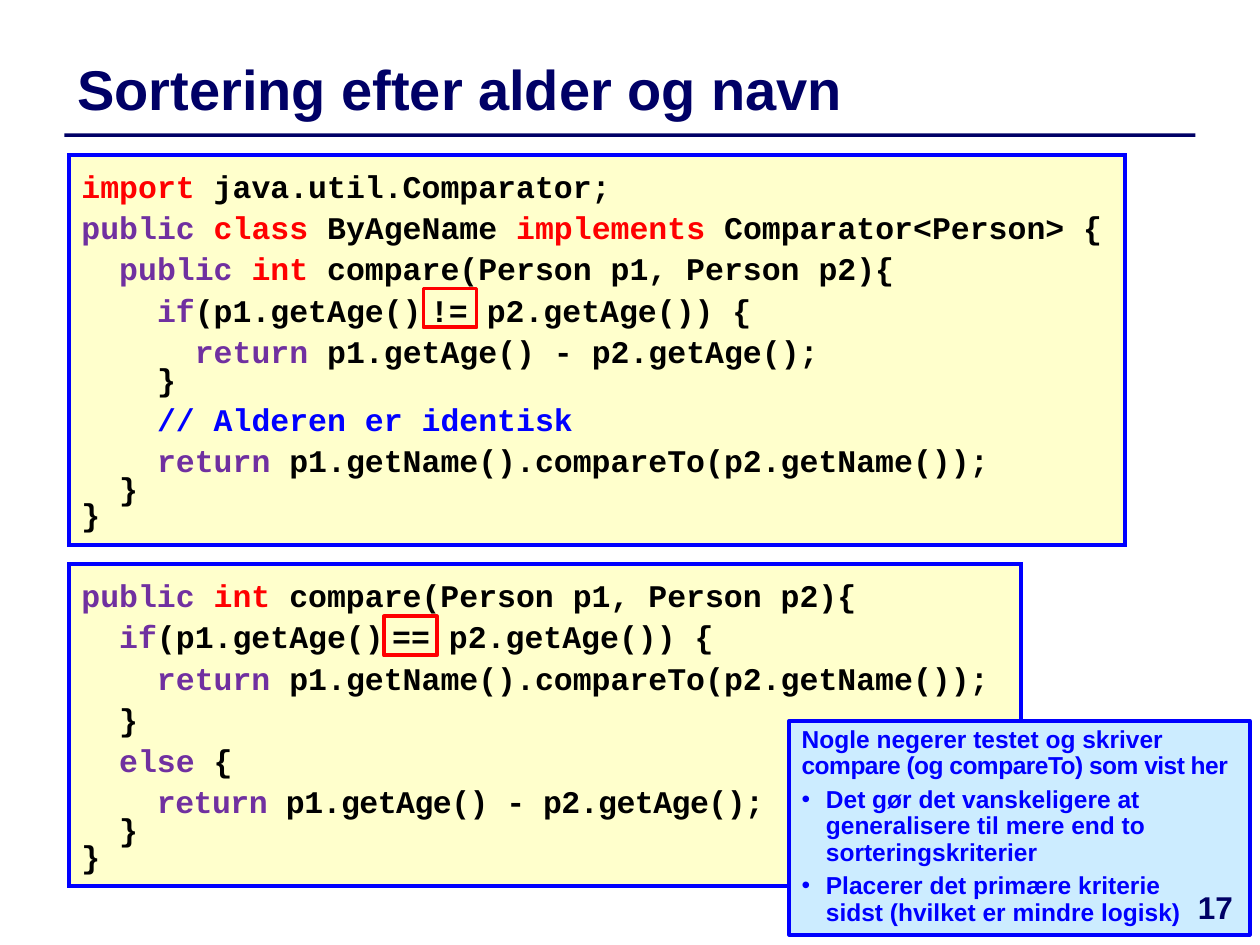
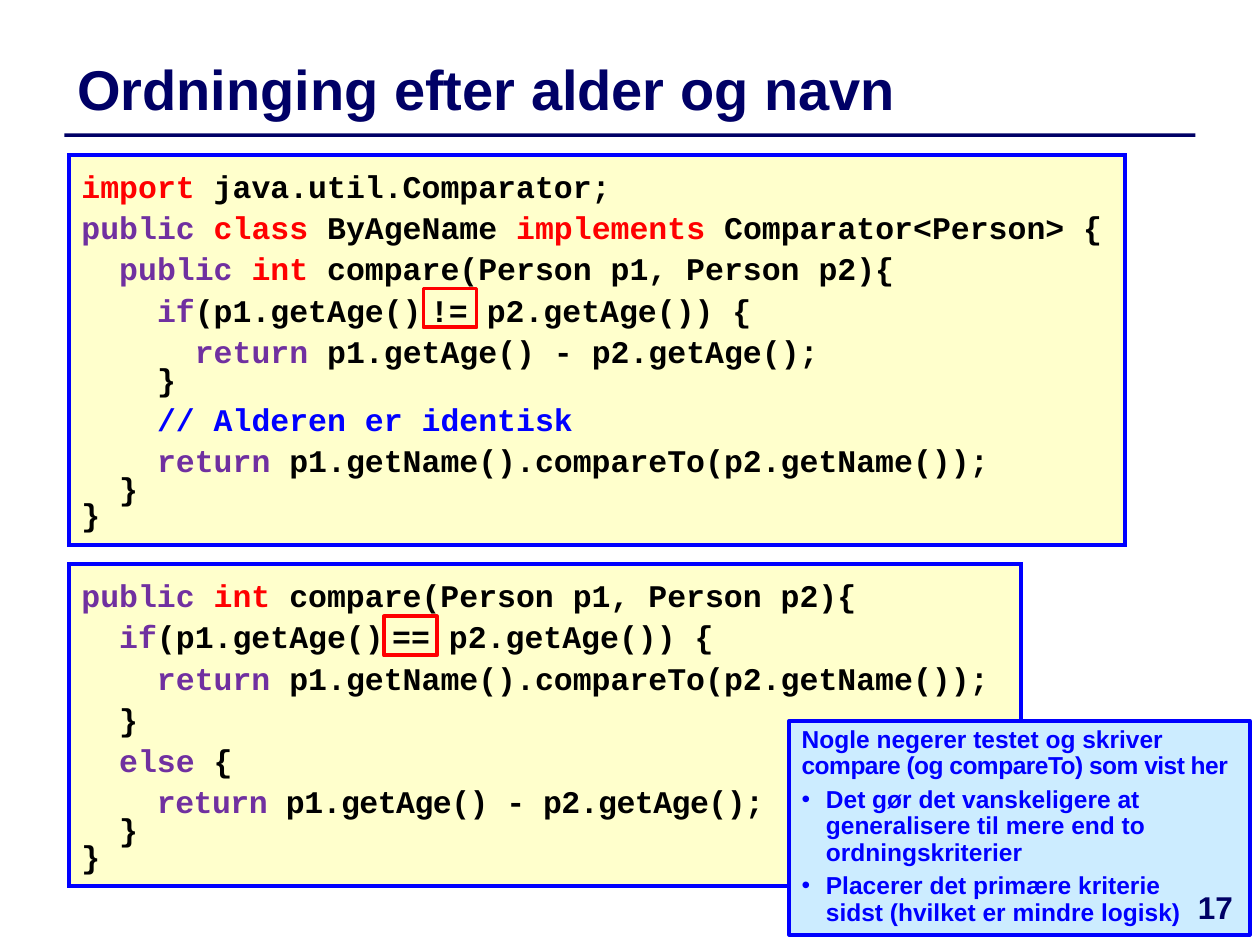
Before and after one commit to IntProgAU/Materiale, a slide deck: slide 17 of web/e23/uge_5a/Slides-Uge5-Mandag.pptx. Drawn at 1260x945 pixels with LibreOffice and Linux fonts; fonts in the diff are those of the drawing. Boxes give left, top, right and bottom in pixels: in the first picture for what was removed or moved away, otherwise in the second. Text is boxed around its words. In the diff, an @@ line names an element or a change of style, - is before the commit and + after.

```diff
--- a/web/e23/uge_5a/Slides-Uge5-Mandag.pptx
+++ b/web/e23/uge_5a/Slides-Uge5-Mandag.pptx
@@ title at (77, 69, 895, 121): text changed @@
-Sortering efter alder og navn
+Ordninging efter alder og navn
@@ text in rectangle at (826, 790, 1145, 866): text changed @@
-• Det gør det vanskeligere at generalisere til mere end to sorteringskriterier
+• Det gør det vanskeligere at generalisere til mere end to ordningskriterier
```
Also in this commit, not shown: 13 other slides changed.
